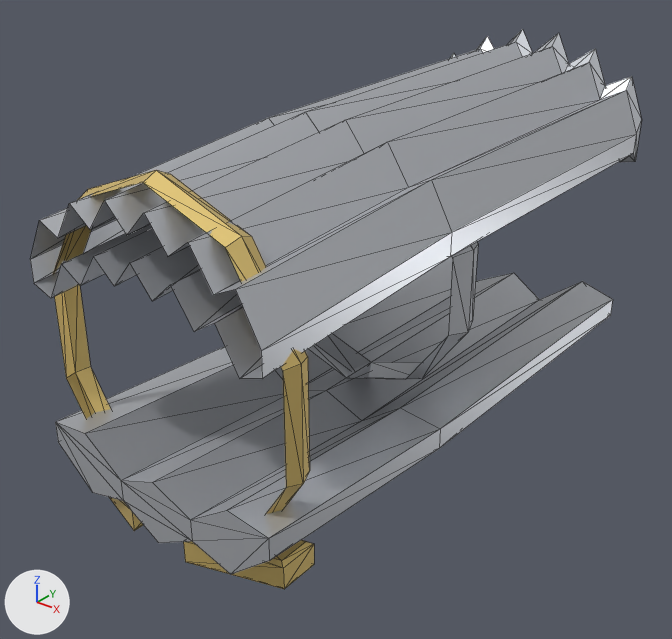
Renders of the glTF model client/public/models/armour/cape_tabard.glb from each side of a commit.
The view is the same before and after, from a 50 mm camera at (0.953, -2.772, 0.703) aimed at (-0.033, -1.54, -0.061). The axes (+X, +Y, +Z) are drawn at lower left. The lights are the same throughout. The first picture is the older version. Mesh edges are drawn as thin lines. Vertices at exactly the same position are counted once.

Names of what the first picture shows: 'Abdomen', 'Cape0', 'Cape1', 'Torso'.
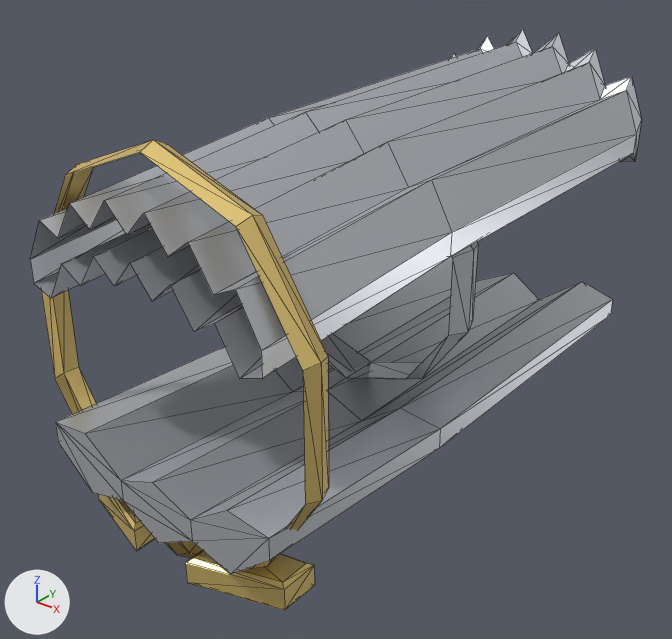
Patch to the scene script:
```diff
--- a/client/public/models/armour/cape_tabard.glb.py
+++ b/client/public/models/armour/cape_tabard.glb.py
@@ me_torso_006 @@
 # used by ob_torso; location = (0.0, 0.0, 0.0)
-me_torso_006.from_pydata(...)  # 104 vertices, 176 faces; spans x -0.26..0.26, y -2.03..-0.901, z -0.292..0.336
+me_torso_006.from_pydata(...)  # 104 vertices, 176 faces; spans x -0.287..0.287, y -2.03..-0.901, z -0.317..0.377
+# me_torso_006 part 1: the loose piece of 30 vertices spanning x -0.253..0.253, y -1.995..-1.945, z -0.276..0.336 is multiplied about its middle by the matrix ((1.139, 0.0, 0.0), (0.0, 1.0, 0.0), (0.0, 0.0, 1.139))
+# me_torso_006 part 2: the loose piece of 16 vertices spanning x 0.06..0.22, y -2.03..-1.91, z -0.27..-0.218 is moved by (0.0, 0.0, -0.041)
+# me_torso_006 part 3: the loose piece of 16 vertices spanning x -0.22..-0.06, y -2.03..-1.91, z -0.27..-0.218 is moved by (0.0, 0.0, -0.041)
 me_torso_006.materials.append(mat_steel)
```

Boxes [x1, y1, x2, y2] around the edits, measured in the pictures (672 x 639 px; the box of a moved part takes in the faces that stretch with it):
'Torso', reshaped (12% taller): before [53, 170, 613, 589]; after [41, 140, 613, 610]
part 1 of me_torso_006, moved or reshaped: before [53, 170, 310, 514]; after [41, 140, 329, 569]
part 2 of me_torso_006, moved or reshaped: before [184, 540, 314, 589]; after [185, 550, 315, 610]
part 3 of me_torso_006, moved or reshaped: before [109, 497, 143, 531]; after [98, 494, 155, 551]
